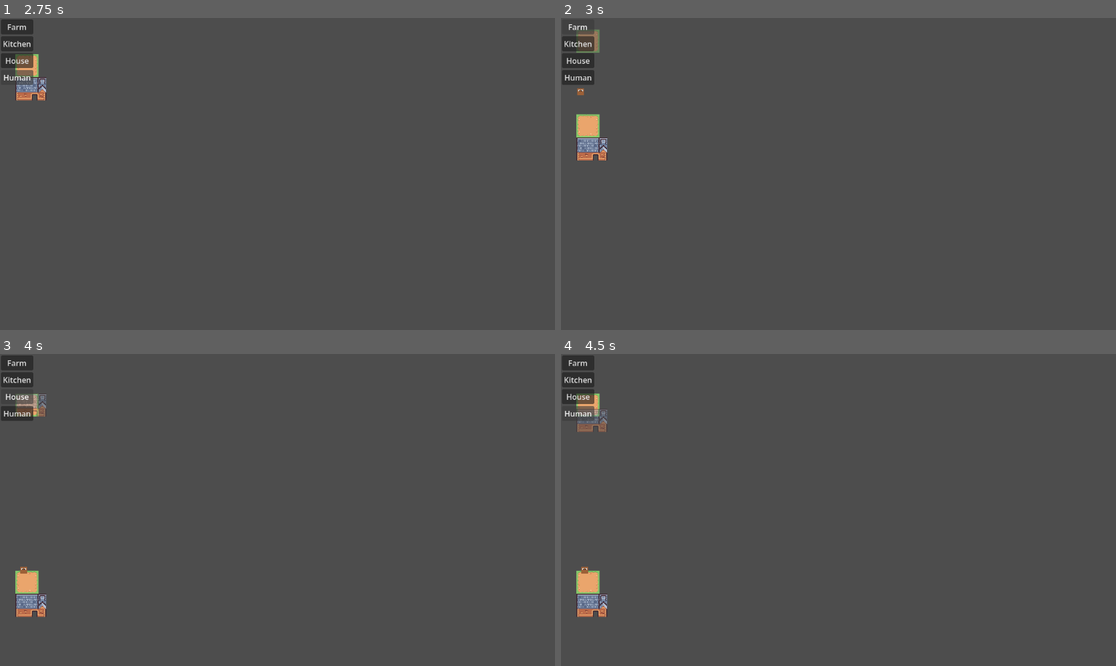
Above: before the commit, frames 1-4 (two rows, left to right).
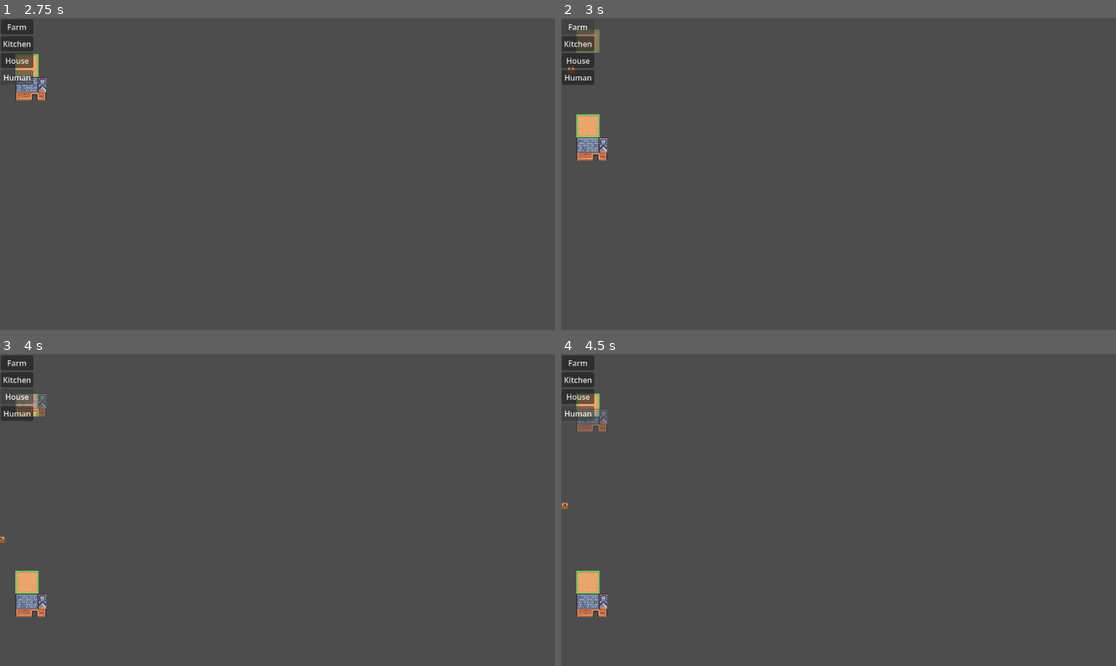
Above: after the commit, the same moments.

Repository: amandodaw/ZombieDefenseSim
Game: Godot game, scene res://scenes/world.tscn
The game is run twice, just before and just after one commit, with the same random seed, the same clock (stepped at 60 frames per second) and the same inputs.
Inputs:
- Up to frame 1 (2.75 s): click "Farm" at 0.5 s; click "House" at 1.25 s; click "Human" at 2 s
- Up to frame 2 (3 s): click "Farm" at 2.75 s
- Up to frame 3 (4 s): click "House" at 3.5 s
- Up to frame 4 (4.5 s): click "Human" at 4.25 s

Frame 1 is identical in both runs. In frame 2, less than 0.1% of the frame differs, in the area x 1-5%, y 15-25%; in frame 3, less than 0.1%; in frame 4, less than 0.1%, in the area x 0-5%, y 47-71%.

Commit message:
Planificacion automatica GOAP

Diff:
--- a/scripts/components/go_to_action.gd
+++ b/scripts/components/go_to_action.gd
@@ -27,7 +27,11 @@
 
 	if direction.length() < move.speed * delta + 5:
 		move.direction = Vector2.ZERO
-		goals.get("move_to_target", false)
+
+		var world_state = world.get_component(entity, WorldStateComponent)
+		world_state.state["has_target"] = false
+		world_state.state["at_target"] = false
+
 		finish()
 		return
 
--- a/scripts/components/goal_component.gd
+++ b/scripts/components/goal_component.gd
@@ -1,7 +1,27 @@
 class_name GoalComponent
 
 var goals : Dictionary = {
+	"wander": false,
 	"move_to_target": false,
-	"has_target": false,
-	"wander": false
+	"has_target": false
 }
+
+func evaluate(entity: int, world: World) -> void:
+	for key in goals:
+		goals[key] = false
+
+	# ============================================
+	# === AGREGAR CONDICIONES AQUÍ ===
+	# ============================================
+	# Estructura ejemplo:
+	#
+	# var hunger = world.get_component(entity, HungerComponent)
+	# if hunger and hunger.value < 30:
+	#     goals["buscar_comida"] = true
+	# elif tiene_alguna_mision:
+	#     goals["hacer_mision"] = true
+	# else:
+	#     goals["wander"] = true
+
+	# Por defecto: wander
+	goals["wander"] = true
--- a/scripts/components/plan_component.gd
+++ b/scripts/components/plan_component.gd
@@ -1,3 +1,3 @@
 class_name PlanComponent
 
-var plan : Array[GoapAction]
+var plan : Array[GoapAction] = []
--- a/scripts/components/wander_action.gd
+++ b/scripts/components/wander_action.gd
@@ -19,9 +19,8 @@
 	super.start(entity, world)
 
 	var pos = world.get_component(entity, PositionComponent)
-	var world_state = world.get_component(entity, WorldStateComponent)
 	var move = world.get_component(entity, MovementComponent)
-	var goals = world.get_component(entity, GoalComponent).goals
+	var goal_component = world.get_component(entity, GoalComponent)
 
 	var random_offset = Vector2i(
 		randf_range(-100, 100),
@@ -32,7 +31,9 @@
 
 	move.target = new_target
 
-	goals.set("wander", false)
-	goals.set("move_to_target", true)
+	# Establecer goal para que planner busque GoToAction
+	# IMPORTANTE: limpiar wander para que no se planifique de nuevo
+	goal_component.goals["wander"] = false
+	goal_component.goals["move_to_target"] = true
 
 	finish()
--- a/scripts/components/world_state_component.gd
+++ b/scripts/components/world_state_component.gd
@@ -2,5 +2,7 @@
 
 var state : Dictionary = {
 	"has_target" : false,
-	"in_target_position" : false
+	"in_target_position" : false,
+	"at_target" : false,
+	"wander" : false
 }
--- a/scripts/systems/goap_execution_system.gd
+++ b/scripts/systems/goap_execution_system.gd
@@ -26,18 +26,15 @@
 		if action.is_finished:
 
 			var world_state : WorldStateComponent = world.get_component(entity, WorldStateComponent)
-			var goal_component : GoalComponent = world.get_component(entity, GoalComponent)
 			var move : MovementComponent = world.get_component(entity, MovementComponent)
 
-			# aplicar efectos al mundo real
-			for key in action.effects:
-				world_state.state[key] = action.effects[key]
-
-			# marcar goals completados
-			if goal_component:
-				for key in action.effects:
-					if goal_component.goals.has(key):
-						goal_component.goals[key] = false
+			# resetear world_state a valores por defecto
+			world_state.state = {
+				"has_target": false,
+				"in_target_position": false,
+				"at_target": false,
+				"wander": false
+			}
 
 			# detener movimiento
 			if move:
--- a/scripts/systems/goap_system.gd
+++ b/scripts/systems/goap_system.gd
@@ -2,7 +2,6 @@
 
 
 func update(world: World, delta):
-
 	for entity in world.query([
 		GoalComponent,
 		WorldStateComponent,
@@ -10,15 +9,36 @@
 		ActionComponent
 	]):
 
+		var goal_component : GoalComponent = world.get_component(entity, GoalComponent)
 		var world_state_component : WorldStateComponent = world.get_component(entity, WorldStateComponent)
-		var goals : Dictionary = world.get_component(entity, GoalComponent).goals
+		var goals : Dictionary = goal_component.goals
 		var plan : Array[GoapAction] = world.get_component(entity, PlanComponent).plan
 		var actions : Array[GoapAction] = world.get_component(entity, ActionComponent).actions
 
 		if not plan.is_empty():
 			continue
 
-		# elegir el primer goal activo que pueda planificarse
+		# Solo evaluar goals si no hay ningún goal activo
+		var has_active_goal := false
+		for key in goals.keys():
+			if goals[key]:
+				has_active_goal = true
+				break
+
+		if not has_active_goal:
+			goal_component.evaluate(entity, world)
+
+		# Solo resetear world_state si no hay goal activo (primera planificación)
+		# Si hay goal activo (ej: move_to_target), preservar el estado
+		if not has_active_goal:
+			world_state_component.state = {
+				"has_target": false,
+				"in_target_position": false,
+				"at_target": false,
+				"wander": false
+			}
+
+		# planificar para el primer goal activo
 		for goal_key in goals.keys():
 			if not goals[goal_key]:
 				continue
@@ -33,8 +53,6 @@
 			if new_plan.size() > 0:
 				plan.append_array(new_plan)
 				break
-		if plan.size()==0:
-			goals.set("wander", true)
 
 # =========================================================
 # ===================== PLANNER GOAP ======================
Not shown, added: docs/sesion_goap.md
